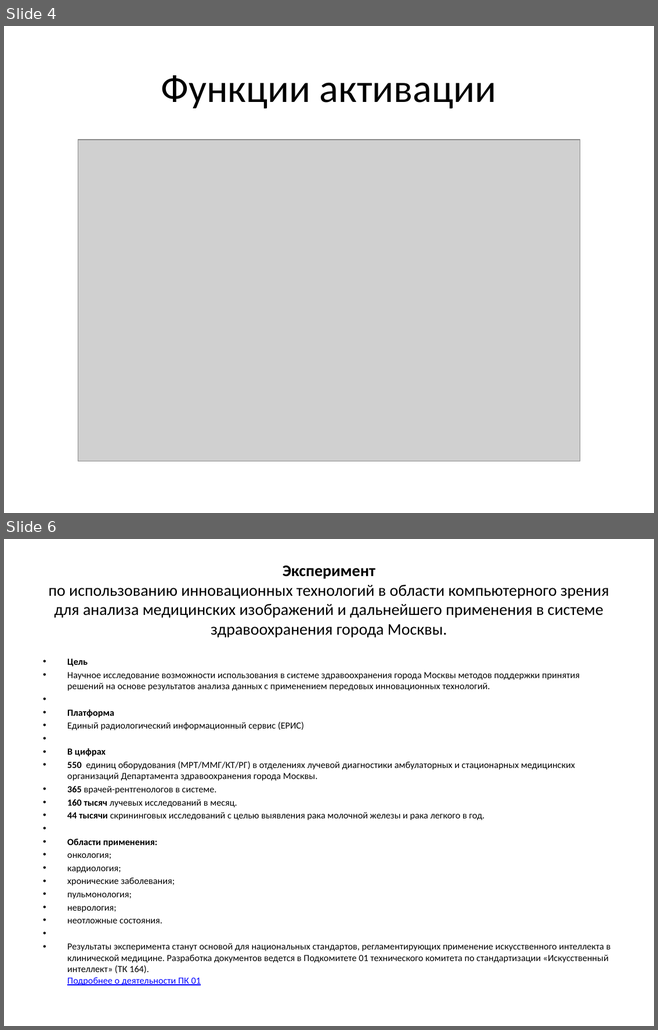
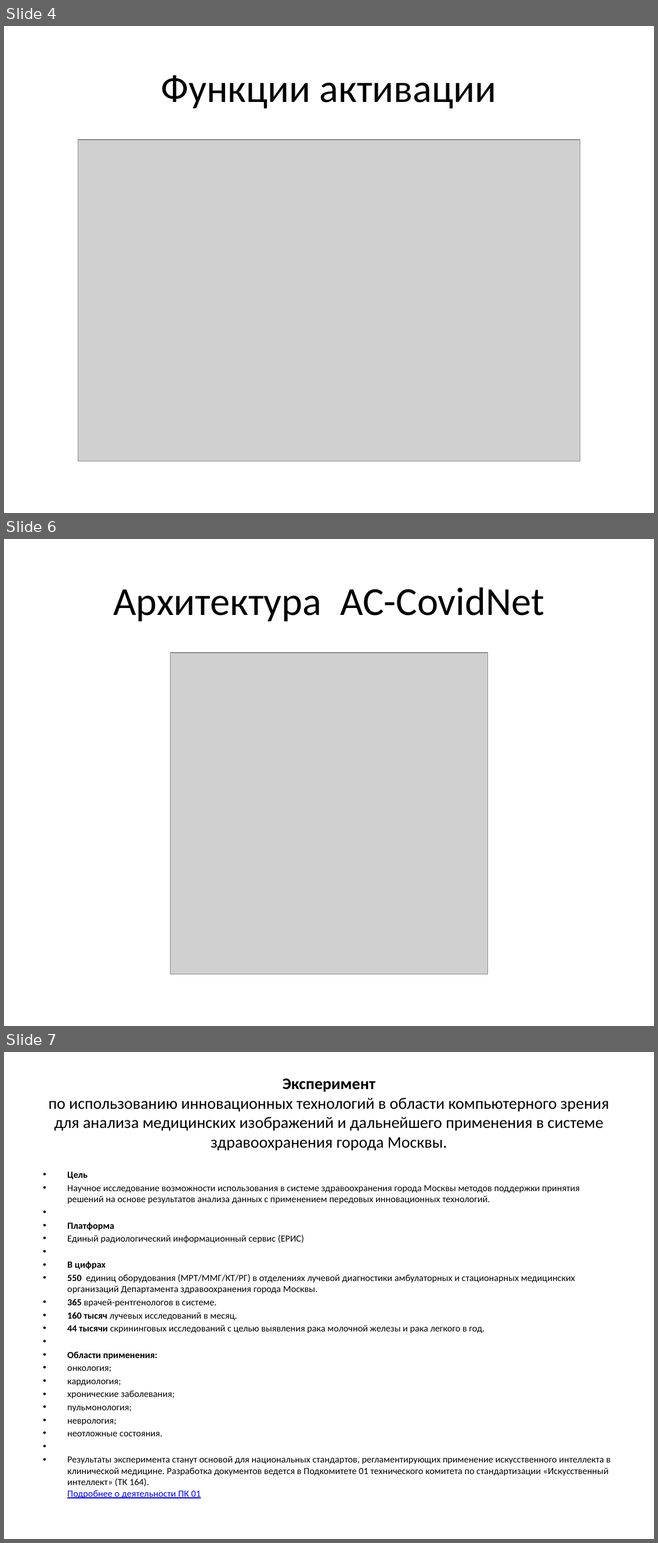
Before and after one commit to koshkit/VKR, a slide deck: slides.pptx. Shown one above the other, each under a label of ours: slides 4 and 6 before the commit, slides 4, 6 and 7 after it; the slides between them are not shown. The pictures are 658x1030 and 658x1543 pixels, drawn with LibreOffice and Linux fonts; fonts in the diff are those of the drawing; grey boxes stand for pictures. Boxes give left, top, right and bottom in pixels: in the first picture for what was removed or moved away, otherwise in the second. Text is boxed around its words. In the diff, an @@ line names an element or a change of style, - is before the commit and + after.

```diff
--- a/slides.pptx
+++ b/slides.pptx
@@ slide 6 added at (4,539,654,1026), background #FFFFFF @@
@@ title added at (113,587,544,621), 44 pt, text #000000 @@
+Архитектура AC-CovidNet
@@ picture added at (170,653,487,974) @@
@@ what was slide 6 is now slide 7 @@
```
Also in this commit, not shown: 1 slide changed, 2 other files.
